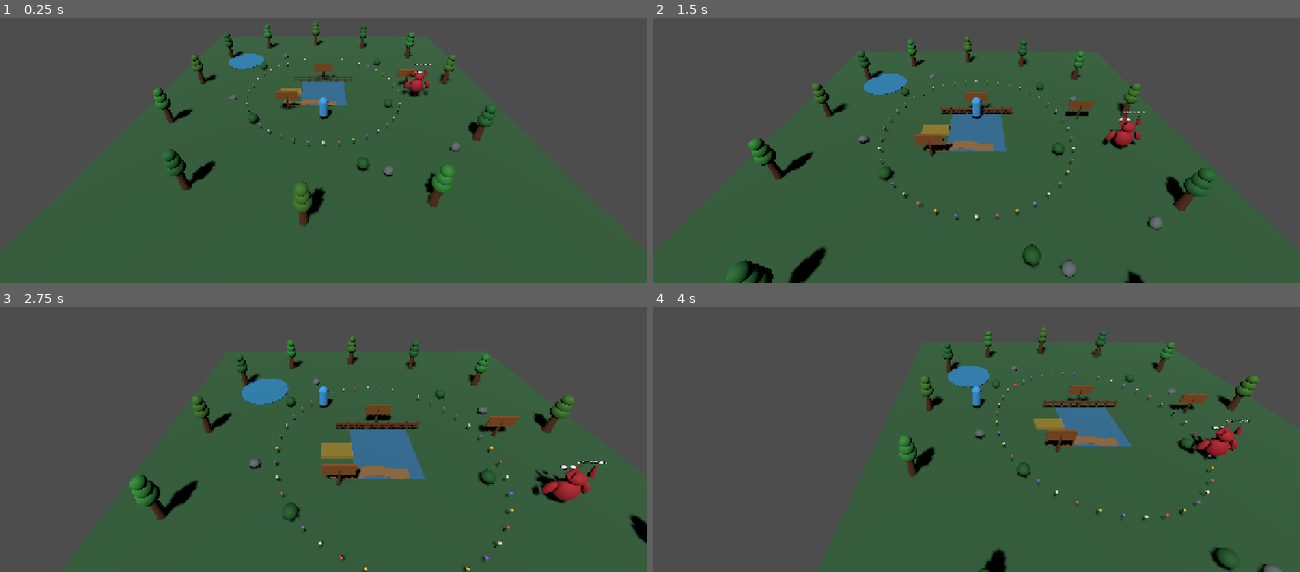
Above: before the commit, frames 1-4 (two rows, left to right).
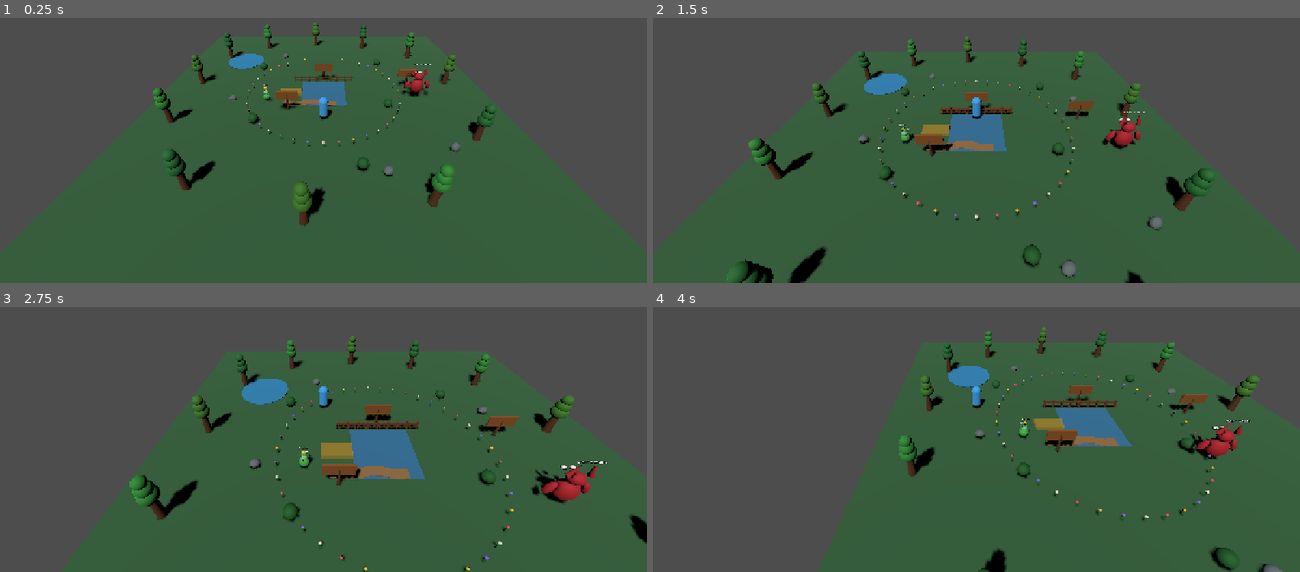
Above: after the commit, the same moments.

Repository: 8jy57sr7dz-source/poke
Game: Godot game, scene res://scenes/main.tscn
Two runs of this game, one before a commit and one after it. Both use one fixed random seed, a clock stepped at 60 frames per second and the inputs below.
Inputs:
- Up to frame 1 (0.25 s): no input
- Up to frame 2 (1.5 s): tap Enter at 0.5 s; hold T 0.53-1.28 s; hold W from 0.53 s (still down); tap E at 1.35 s
- Up to frame 3 (2.75 s): release W at 2.03 s; hold A from 2.03 s (still down); hold T from 2.03 s (still down)
- Up to frame 4 (4 s): release T at 2.78 s; tap E at 2.85 s; release A at 3.53 s; hold S from 3.53 s (still down); hold T from 3.53 s (still down)

The runs differ from the first frame. In frame 1, less than 0.1% of the frame differs, in the area x 40-42%, y 25-32%; in frame 2, less than 0.1%; in frame 3, less than 0.1%, in the area x 46-49%, y 52-61%; in frame 4, less than 0.1%.
Error before the commit: Parse Error: Identifier "ColorMaterial" not declared in the current scope. (res://scripts/pokemon/pokemon_spawner.gd:26)
Error after the commit: Invalid call. Nonexistent function '_spawn_creature_by_id (via call)' in base 'Node3D (game.gd)'. (res://scripts/world/world_presentation.gd:63)

Commit message:
Fix undeclared ColorMaterial in Ember Fox model

Diff:
--- a/scripts/pokemon/pokemon_spawner.gd
+++ b/scripts/pokemon/pokemon_spawner.gd
@@ -23,7 +23,7 @@
 			_add_cone(creature, Vector3(0.35, 1.48, -0.04), Vector3(0.32, 0.85, 0.3), dark_material, Vector3(0.0, 0.0, 12.0))
 			_add_sphere(creature, Vector3(0.0, 0.82, -0.59), Vector3(0.58, 0.28, 0.2), light_material)
 			_add_sphere(creature, Vector3(0.82, 0.48, 0.42), Vector3(0.35, 0.75, 0.35), light_material, Vector3(0.0, 0.0, -48.0))
-			_add_sphere(creature, Vector3(0.82, 0.83, 0.42), Vector3(0.4, 0.28, 0.36), ColorMaterial.new())
+			_add_sphere(creature, Vector3(0.82, 0.83, 0.42), Vector3(0.4, 0.28, 0.36), _material(Color(1.0, 0.76, 0.2)))
 		"moon_moth":
 			_add_sphere(creature, Vector3(0.0, 0.55, 0.0), Vector3(0.48, 0.95, 0.5), body_material)
 			_add_sphere(creature, Vector3(0.0, 1.13, -0.03), Vector3(0.62, 0.55, 0.56), light_material)
